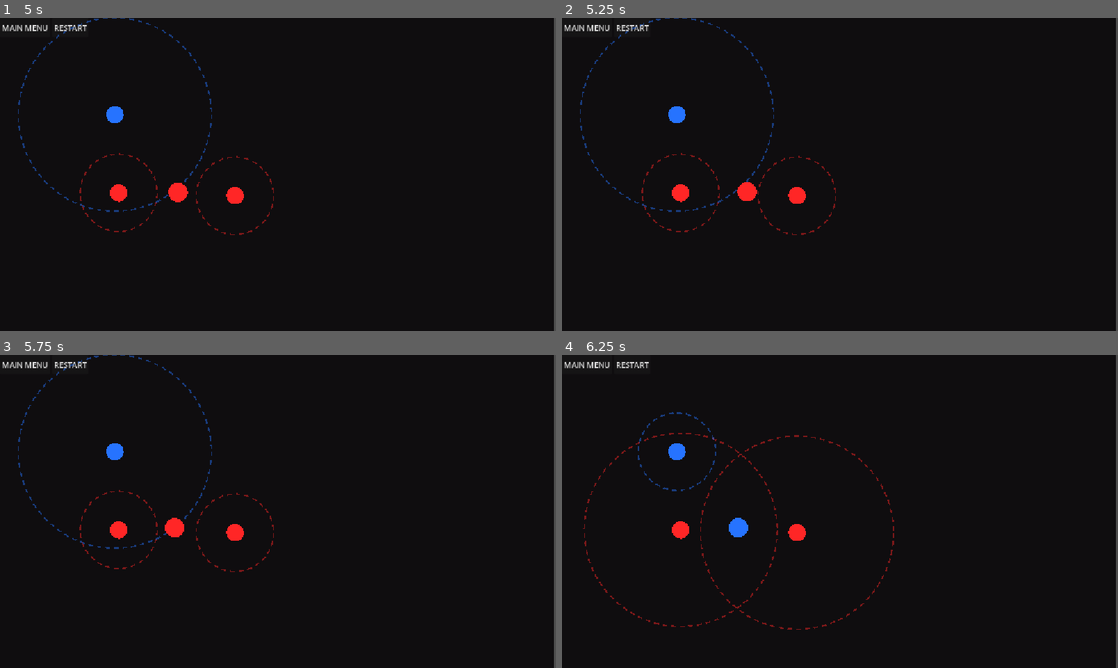
Above: before the commit, frames 1-4 (two rows, left to right).
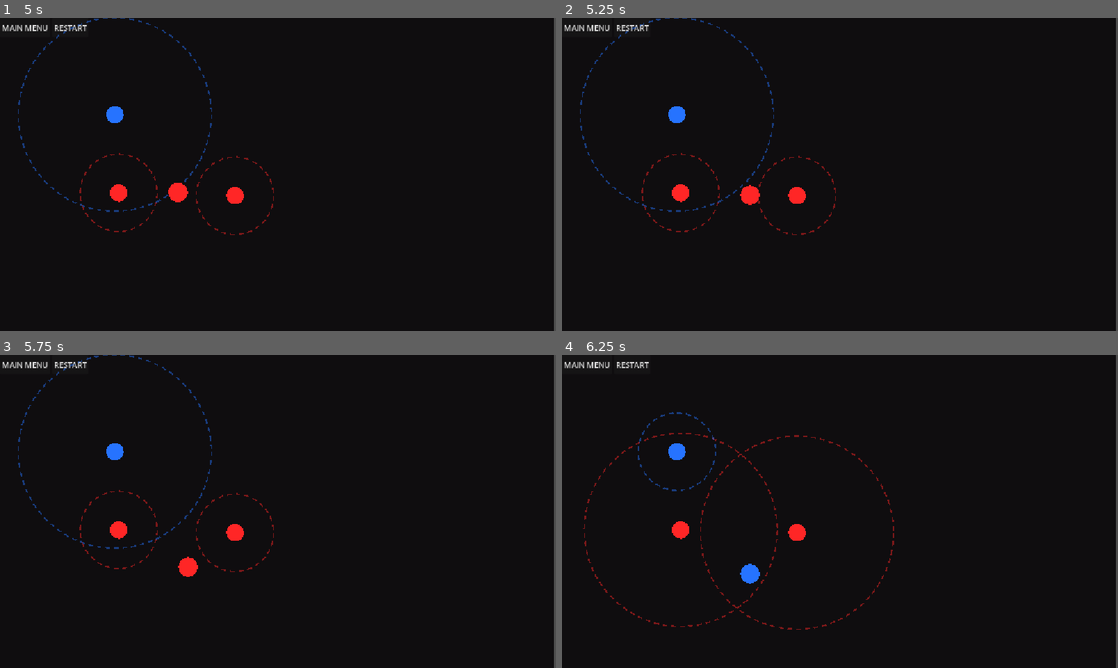
Above: after the commit, the same moments.

Repository: e-neuf/summer-summit-game-jam
Game: Godot game, scene res://levels/Level0.tscn
Same seed, same stepped clock (60 frames per second), same inputs: the game is played once before the commit and once after it. The engine's default icon, where the game draws it, is replaced by a stand-in: a white triangle on a blue panel in a dark square.
Inputs (mouse positions are in pixels of both pictures, inside the frame that each line leads up to):
- Up to frame 1 (5 s): click "RESTART" at 0.5 s; click "RESTART" at 1.25 s; click "RESTART" at 2 s; click "MAIN MENU" at 2.75 s; click "PLAY" at 3.5 s; move the mouse to (233, 196) at 4.27 s; hold Right (move_right) from 4.28 s (still down); tap Space (flip_polarity) at 4.35 s; click (233, 196) at 4.42 s
- Up to frame 2 (5.25 s): move the mouse to (678, 193) at 5.02 s; release Right (move_right) at 5.03 s; hold S (move_down, bound only after the commit) from 5.03 s (still down); click (678, 193) at 5.1 s
- Up to frame 3 (5.75 s): keep holding S (move_down, bound only after the commit)
- Up to frame 4 (6.25 s): move the mouse to (678, 452) at 5.77 s; release S (move_down, bound only after the commit) at 5.78 s; hold Right (move_right) from 5.78 s (still down); tap Space (flip_polarity) at 5.85 s; click (678, 452) at 5.92 s

Frame 1 is identical in both runs. In frame 2, 0.1% of the frame differs, in the area x 31-36%, y 52-60%; in frame 3, 0.3%, in the area x 29-36%, y 52-71%; in frame 4, 0.3%.

Commit message:
maximize game window by default

Diff:
--- a/project.godot
+++ b/project.godot
@@ -21,6 +21,7 @@
 
 [display]
 
+window/size/mode=2
 window/stretch/mode="canvas_items"
 window/stretch/aspect="expand"
 
@@ -84,6 +85,18 @@
 "events": [Object(InputEventMouseButton,"resource_local_to_scene":false,"resource_name":"","device":-1,"window_id":0,"a …(253 unchanged characters)…
 ]
 }
+move_up={
+"deadzone": 0.2,
+"events": [Object(InputEventKey,"resource_local_to_scene":false,"resource_name":"","device":16,"window_id":0,"alt_pressed":false,"shift_pressed":false,"ctrl_pressed":false,"meta_pressed":false,"pressed":false,"keycode":0,"physical_keycode":87,"key_label":0,"unicode":0,"location":0,"echo":false,"script":null)
+, Object(InputEventKey,"resource_local_to_scene":false,"resource_name":"","device":16,"window_id":0,"alt_pressed":false,"shift_pressed":false,"ctrl_pressed":false,"meta_pressed":false,"pressed":false,"keycode":0,"physical_keycode":4194320,"key_label":0,"unicode":0,"location":0,"echo":false,"script":null)
+]
+}
+move_down={
+"deadzone": 0.2,
+"events": [Object(InputEventKey,"resource_local_to_scene":false,"resource_name":"","device":-1,"window_id":0,"alt_pressed":false,"shift_pressed":false,"ctrl_pressed":false,"meta_pressed":false,"pressed":false,"keycode":0,"physical_keycode":83,"key_label":0,"unicode":115,"location":0,"echo":false,"script":null)
+, Object(InputEventKey,"resource_local_to_scene":false,"resource_name":"","device":16,"window_id":0,"alt_pressed":false,"shift_pressed":false,"ctrl_pressed":false,"meta_pressed":false,"pressed":false,"keycode":0,"physical_keycode":4194322,"key_label":0,"unicode":0,"location":0,"echo":false,"script":null)
+]
+}
 
 [physics]
 
